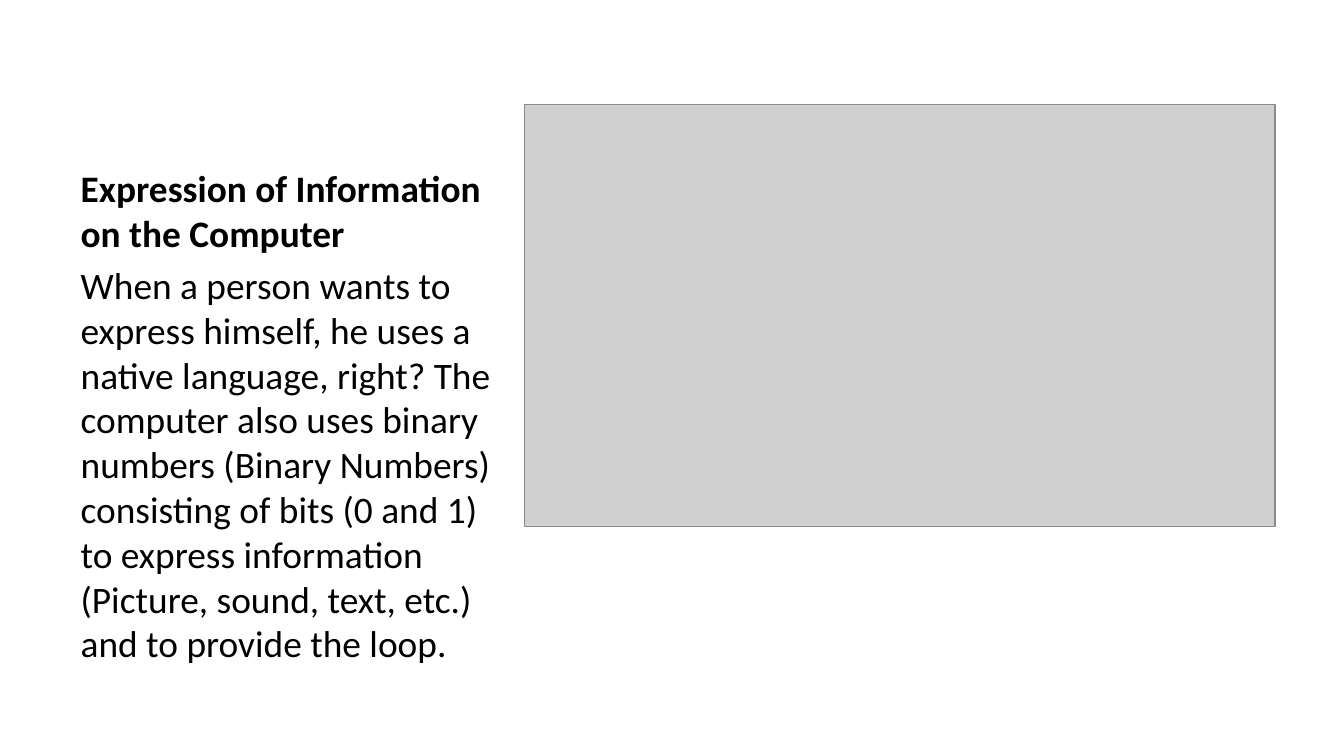
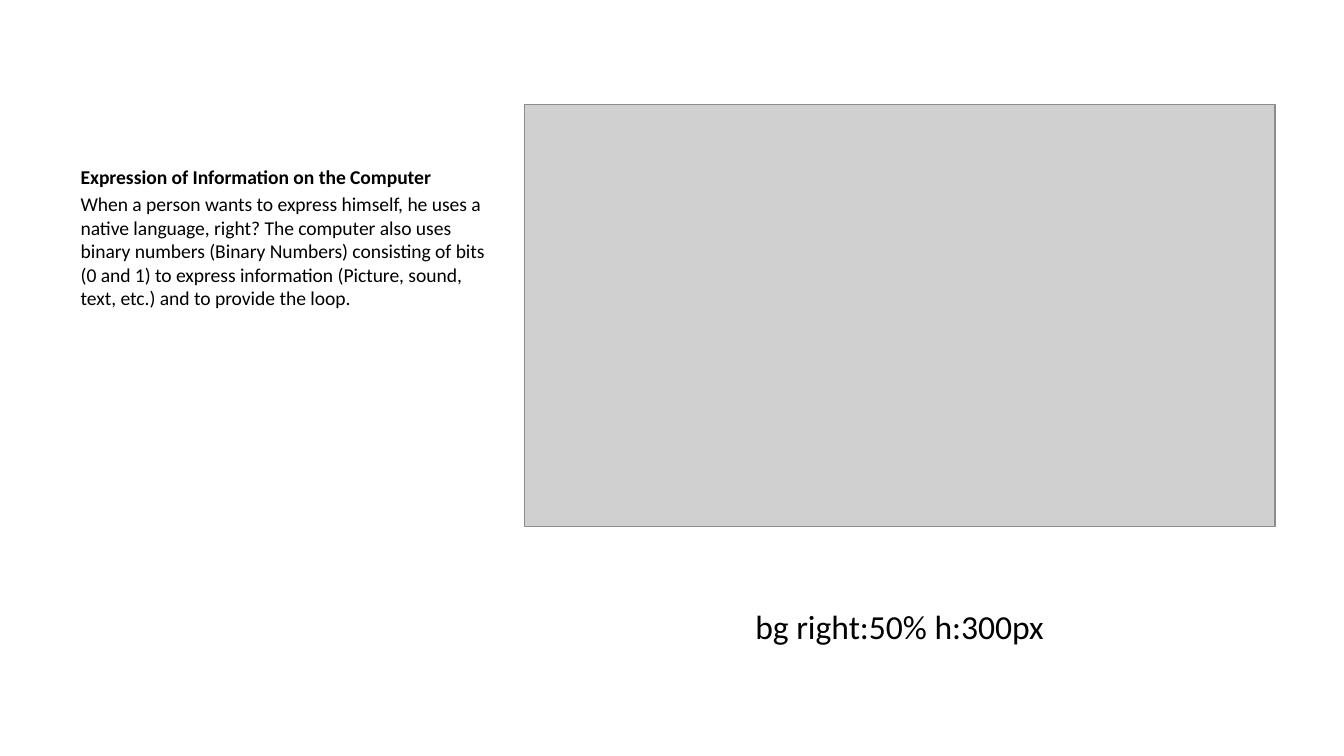
Before and after one commit to abdulsamed57/course-note-template, a slide deck: slide 7 of docs/week-2/week-2.en.md_word.pptx. Drawn at 1344x756 pixels with LibreOffice and Linux fonts; fonts in the diff are those of the drawing; grey boxes stand for pictures. Boxes give left, top, right and bottom in pixels: in the first picture for what was removed or moved away, otherwise in the second. Text is boxed around its words. In the diff, an @@ line names an element or a change of style, - is before the commit and + after.

```diff
--- a/docs/week-2/week-2.en.md_word.pptx
+++ b/docs/week-2/week-2.en.md_word.pptx
@@ text "Expression of Information on the ..." at bbox=[81, 170, 485, 308]: size 20 to 10.5 pt; less space between paragraphs @@
@@ text added at bbox=[755, 615, 1044, 645], 18 pt, text #000000 @@
+bg right:50% h:300px
```
Also in this commit, not shown: 5 other slides changed, 1 slide added, 1 slide removed, 52 other files.
